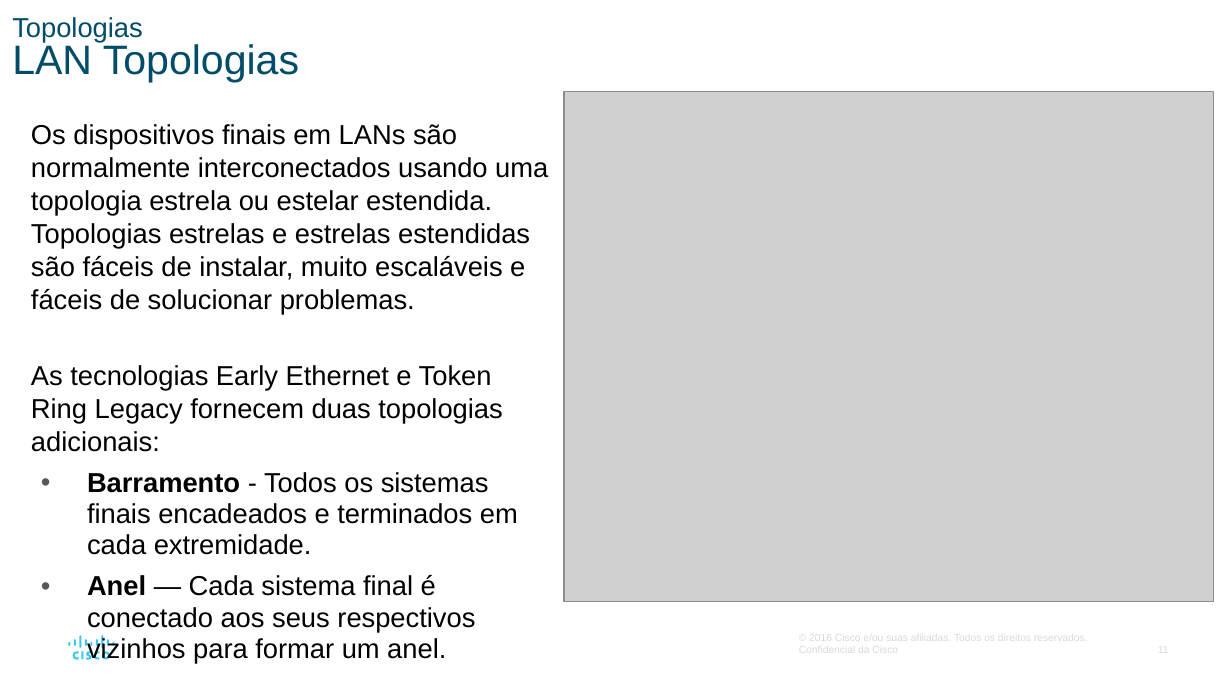
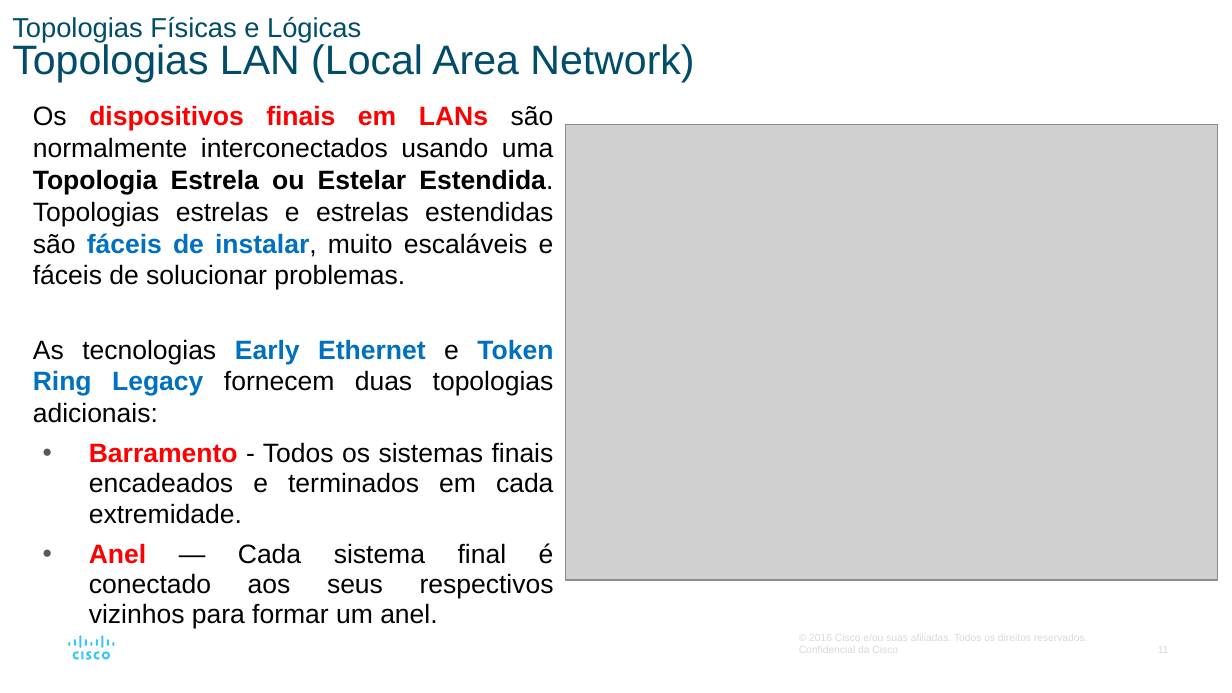
Before and after one commit to vaamonde/netacad, a slide deck: slide 11 of 02-CCNA-200-301-v7/01-CCNA-IntroducaoAsRedes-v7.02/01-Modulo01-PPTS/Modulo06-CamadaDeEnlace.pptx. Drawn at 1232x693 pixels with LibreOffice and Linux fonts; fonts in the diff are those of the drawing; grey boxes stand for pictures. Boxes give left, top, right and bottom in pixels: in the first picture for what was removed or moved away, otherwise in the second. Text is boxed around its words. In the diff, an @@ line names an element or a change of style, - is before the commit and + after.

```diff
--- a/02-CCNA-200-301-v7/01-CCNA-IntroducaoAsRedes-v7.02/01-Modulo01-PPTS/Modulo06-CamadaDeEnlace.pptx
+++ b/02-CCNA-200-301-v7/01-CCNA-IntroducaoAsRedes-v7.02/01-Modulo01-PPTS/Modulo06-CamadaDeEnlace.pptx
@@ title at bbox=[12, 17, 694, 82]: text changed @@
-Topologias
-LAN Topologias
+Topologias Físicas e Lógicas
+Topologias LAN (Local Area Network)
@@ text "Os dispositivos finais em LANs ...": place and size @@
-text "Os dispositivos finais em LANs ..." at bbox=[31, 124, 548, 664]
+text "Os dispositivos finais em LANs ..." at bbox=[33, 105, 554, 599]
@@ text at bbox=[33, 105, 554, 290]: text changed; size 16 to 15.5 pt @@
-Os dispositivos finais em LANs são normalmente interconectados usando uma topologia estrela ou estelar estendida. Topologias estrelas e estrelas estendidas são fáceis de instalar, muito escaláveis e fáceis de solucionar problemas.
+Os dispositivos finais em LANs são normalmente interconectados usando uma Topologia Estrela ou Estelar Estendida. Topologias estrelas e estrelas estendidas são fáceis de instalar, muito escaláveis e fáceis de solucionar problemas.
@@ picture: place and size @@
-picture at bbox=[564, 92, 1214, 602]
+picture at bbox=[565, 124, 1217, 580]
@@ text at bbox=[33, 339, 554, 599]: size 16 to 15.5 pt in "As tecnologias Early Ethernet e Token Ring ...", "Barramento - Todos os sistemas finais encadeados ...", "Anel — Cada sistema final é conectado ..."; text colour #000000 to #0070C0, bold on in "Early Ethernet Token Ring Legacy"; text colour #000000 to #FF0000 in "Barramento", "Anel"; alignment left to justified @@
```
Also in this commit, not shown: 17 other slides changed, 3 other files.
